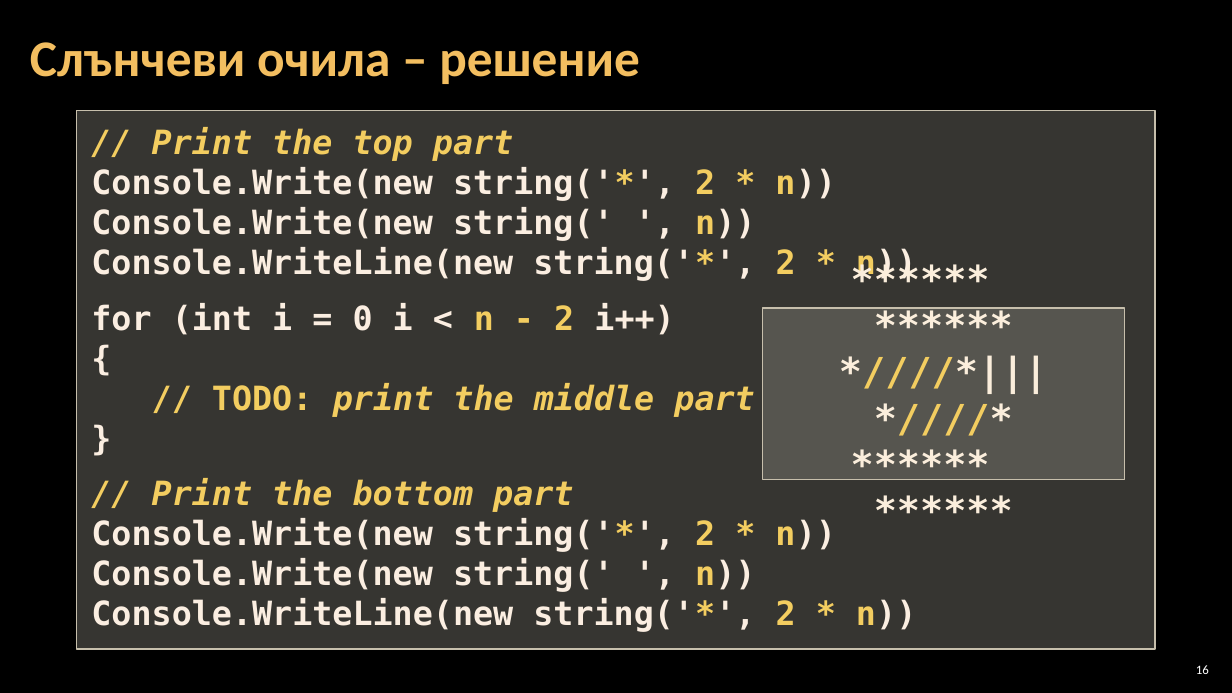
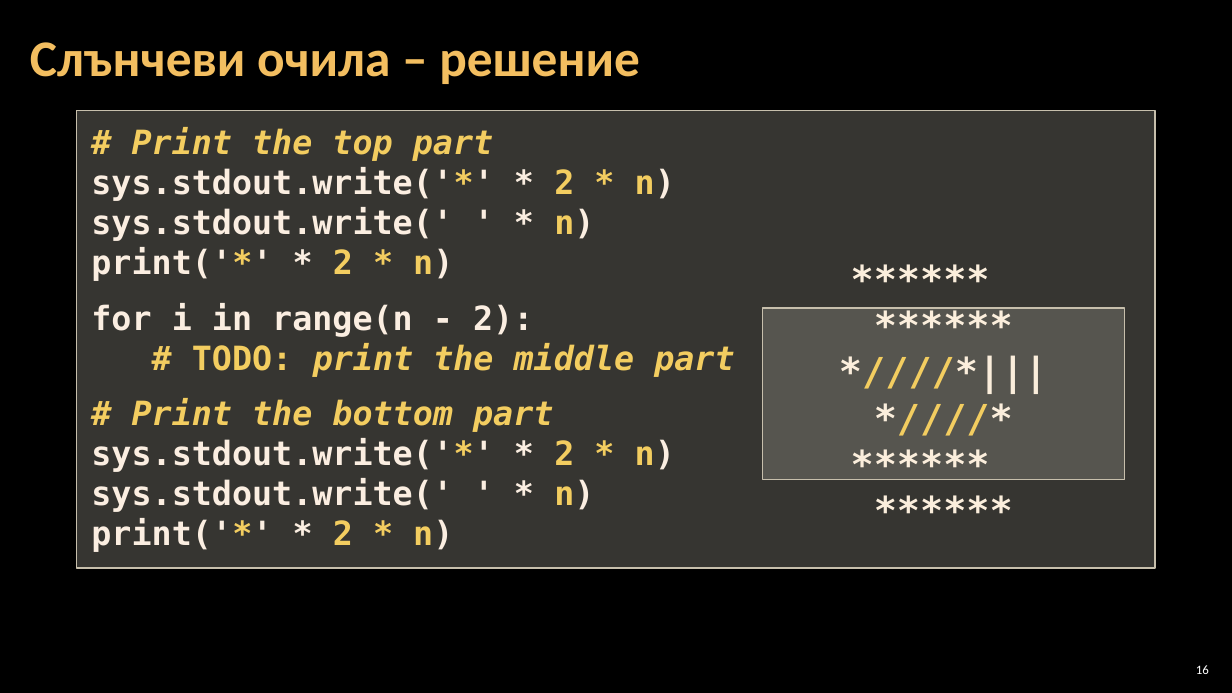
Before and after one commit to Software-University/Python-Basics, a slide deck: slide 16 of 6. Drawing-with-Loops/6. Drawing-with-Loops.pptx. Drawn at 1232x693 pixels with LibreOffice and Linux fonts; fonts in the diff are those of the drawing; background and template pictures are left out. Boxes give left, top, right and bottom in pixels: in the first picture for what was removed or moved away, otherwise in the second. Text is boxed around its words. In the diff, an @@ line names an element or a change of style, - is before the commit and + after.

```diff
--- a/6. Drawing-with-Loops/6. Drawing-with-Loops.pptx
+++ b/6. Drawing-with-Loops/6. Drawing-with-Loops.pptx
@@ rectangle "# Print the top part" resized from (x1=77, y1=111, x2=1155, y2=650) to (x1=77, y1=111, x2=1155, y2=568) @@
@@ text in rectangle at (x1=91, y1=127, x2=734, y2=552): text changed @@
-// Print the top part
-Console.Write(new string('*', 2 * n))
-Console.Write(new string(' ', n))
-Console.WriteLine(new string('*', 2 * n))
-for (int i = 0 i < n - 2 i++)
-{
-// TODO: print the middle part
-}
-// Print the bottom part
-Console.Write(new string('*', 2 * n))
-Console.Write(new string(' ', n))
-Console.WriteLine(new string('*', 2 * n))
+# Print the top part
+sys.stdout.write('*' * 2 * n)
+sys.stdout.write(' ' * n)
+print('*' * 2 * n)
+for i in range(n - 2):
+# TODO: print the middle part
+# Print the bottom part
+sys.stdout.write('*' * 2 * n)
+sys.stdout.write(' ' * n)
+print('*' * 2 * n)
```
Also in this commit, not shown: 16 other slides changed, 13 other files.
